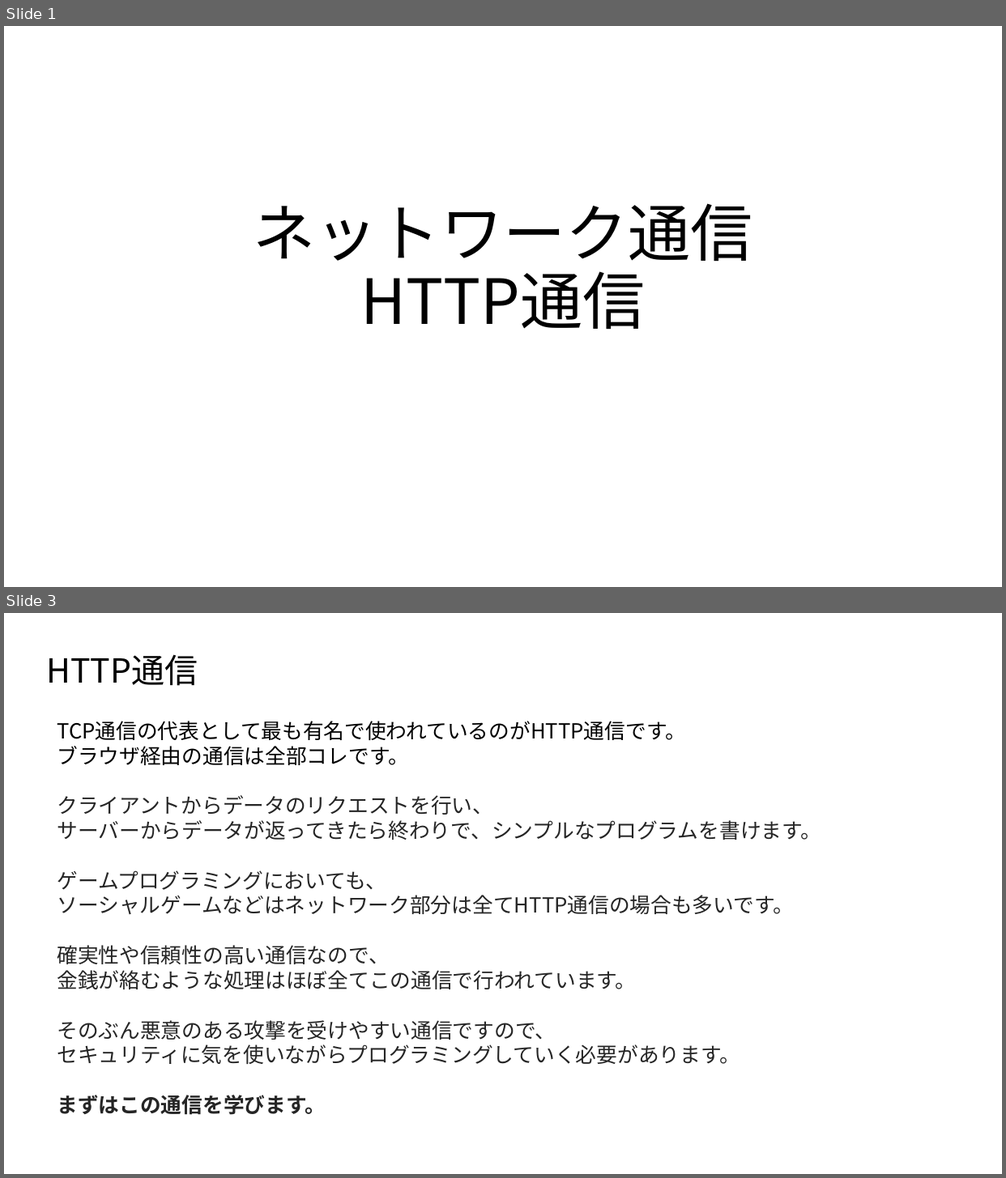
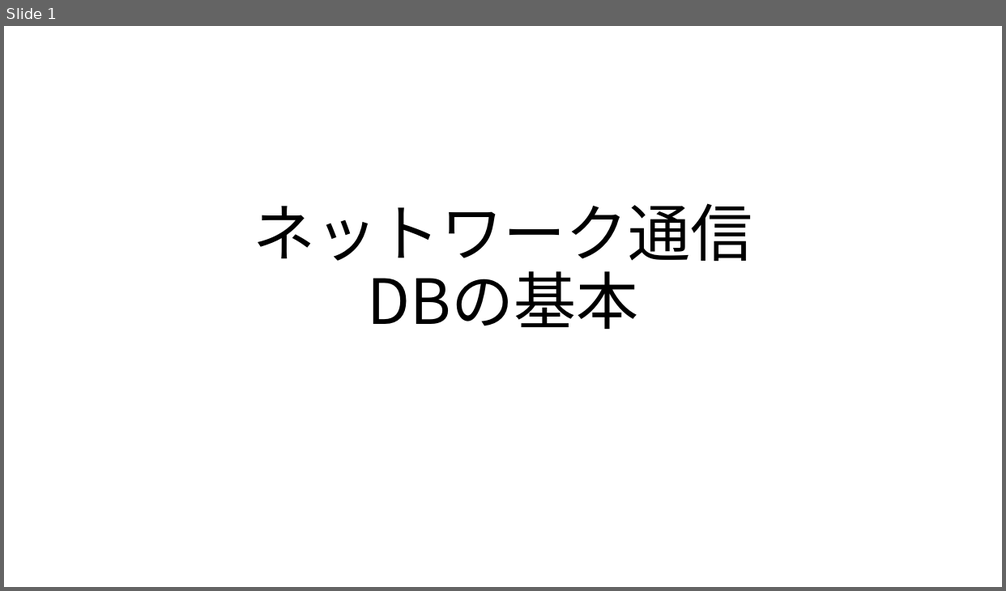
Before and after one commit to MahiroCreative/GameEngineFor2022, a slide deck: 2.SecondSemester/2.ネットワーク通信_データベースの基本.pptx. Shown one above the other, each under a label of ours: slides 1 and 3 before the commit, slide 1 after it; the slides between them are not shown. The pictures are 1006x1178 and 1006x591 pixels, drawn with LibreOffice and Linux fonts; fonts in the diff are those of the drawing. Boxes give left, top, right and bottom in pixels: in the first picture for what was removed or moved away, otherwise in the second. Text is boxed around its words. In the diff, an @@ line names an element or a change of style, - is before the commit and + after.

```diff
--- a/2.SecondSemester/2.ネットワーク通信_データベースの基本.pptx
+++ b/2.SecondSemester/2.ネットワーク通信_データベースの基本.pptx
@@ slide 3 removed at (4, 613, 1002, 1174), background #FFFFFF @@
@@ title removed at (46, 654, 198, 686) @@
-HTTP通信
@@ text removed at (57, 721, 821, 1115) @@
-TCP通信の代表として最も有名で使われているのがHTTP通信です。
-ブラウザ経由の通信は全部コレです。
-クライアントからデータのリクエストを行い、
-サーバーからデータが返ってきたら終わりで、シンプルなプログラムを書けます。
-ゲームプログラミングにおいても、
-ソーシャルゲームなどはネットワーク部分は全てHTTP通信の場合も多いです。
-確実性や信頼性の高い通信なので、
-金銭が絡むような処理はほぼ全てこの通信で行われています。
-そのぶん悪意のある攻撃を受けやすい通信ですので、
-セキュリティに気を使いながらプログラミングしていく必要があります。
-まずはこの通信を学びます。
@@ slide 1 changed as well @@
@@ title at (253, 203, 752, 329): text changed @@
-ネットワーク通信
-HTTP通信
+ネットワーク通信
+DBの基本
```
Also in this commit, not shown: 2 slides added, 7 other slides removed, 1 other file.
